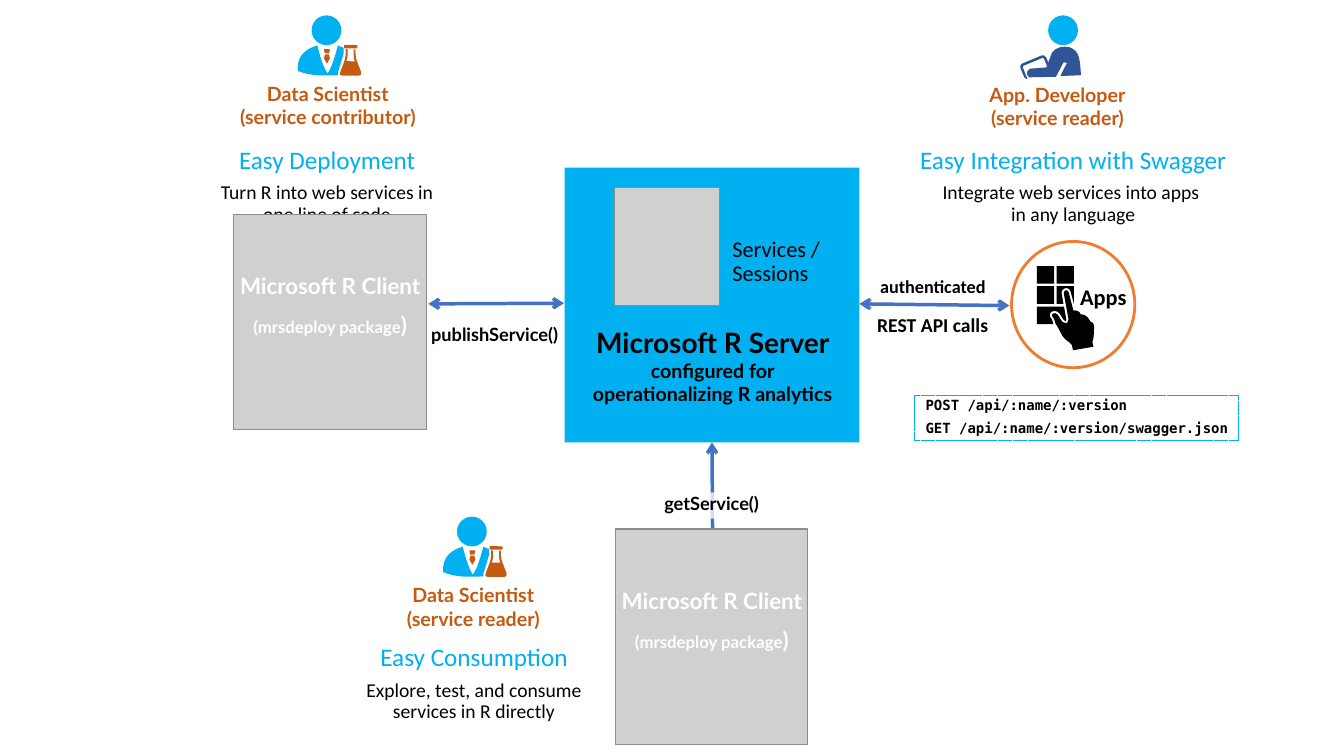
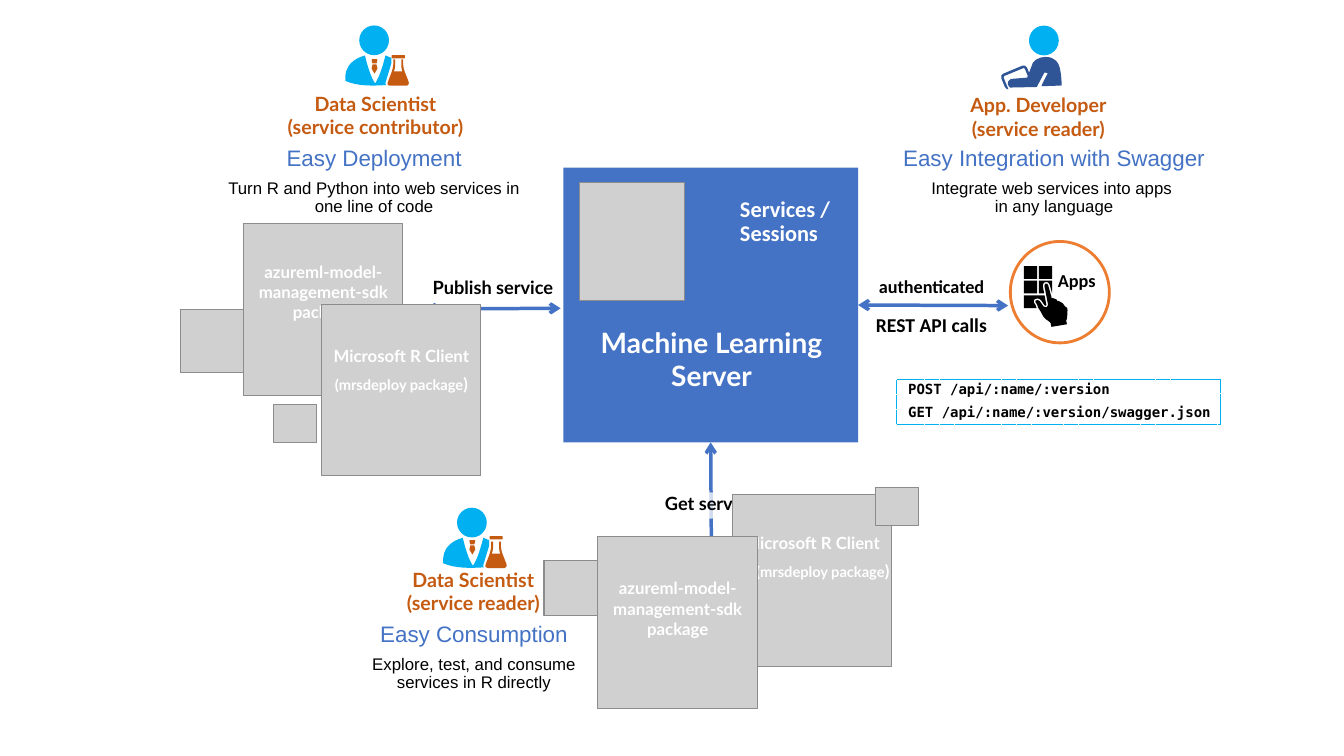
Before and after one commit to MicrosoftDocs/machine-learning-server-docs, a slide deck: slide 11 of image-sources/about-o16n.pptx. Drawn at 1344x756 pixels with LibreOffice and Linux fonts; fonts in the diff are those of the drawing; grey boxes stand for pictures. Boxes give left, top, right and bottom in pixels: in the first picture for what was removed or moved away, otherwise in the second. Text is boxed around its words. In the diff, an @@ line names an element or a change of style, - is before the commit and + after.

```diff
--- a/image-sources/about-o16n.pptx
+++ b/image-sources/about-o16n.pptx
@@ 2 freeform shapes, 1 text, 1 ellipse: place and size @@
-2 freeform shapes, 1 text, 1 ellipse at [240, 15, 415, 127]
+2 freeform shapes, 1 text, 1 ellipse at [288, 25, 463, 137]
@@ 2 freeform shapes, 1 rounded rectangle: place and size @@
-2 freeform shapes, 1 rounded rectangle at [297, 45, 357, 76]
+2 freeform shapes, 1 rounded rectangle at [346, 55, 405, 86]
@@ 2 freeform shapes, 1 text, 1 ellipse: place and size @@
-2 freeform shapes, 1 text, 1 ellipse at [989, 15, 1126, 128]
+2 freeform shapes, 1 text, 1 ellipse at [970, 25, 1107, 139]
@@ text at [287, 149, 461, 171]: size 18 to 16 pt, font Calibri to Arial, text colour #00B0F0 to #4472C4 in "Easy Deployment" @@
@@ text "Easy Integration with Swagger": place and size @@
-text "Easy Integration with Swagger" at [920, 151, 1226, 225]
+text "Easy Integration with Swagger" at [903, 149, 1205, 216]
@@ text "Easy Integration with Swagger" at [903, 149, 1205, 216]: size 18 to 16 pt, text colour #00B0F0 to #4472C4 in "Easy Integration with Swagger"; font Calibri to Arial; size 14 to 12 pt in "Integrate web services into apps in any ..." @@
@@ rectangle at [564, 167, 859, 443]: fill #00B0F0 to #4472C4 @@
@@ text at [228, 182, 519, 212]: text changed; size 14 to 12 pt; font Calibri to Arial @@
-Turn R into web services in one line of code
+Turn R and Python into web services in one line of code
@@ picture: place and size @@
-picture at [615, 188, 720, 307]
+picture at [580, 182, 685, 301]
@@ text "Services / Sessions": place and size @@
-text "Services / Sessions" at [732, 241, 808, 281]
+text "Services / Sessions" at [740, 201, 818, 241]
@@ text "Services / Sessions" at [740, 201, 818, 241]: text colour #000000 to #FFFFFF, bold on @@
@@ picture: place and size @@
-picture at [234, 214, 426, 430]
+picture at [243, 224, 402, 395]
@@ ellipse: place and size @@
-ellipse at [1012, 242, 1135, 368]
+ellipse at [1010, 242, 1109, 344]
@@ freeform shape: place and size @@
-freeform shape at [1037, 266, 1095, 350]
+freeform shape at [1024, 266, 1069, 327]
@@ text "Apps": place and size @@
-text "Apps" at [1080, 290, 1126, 309]
+text "Apps" at [1058, 275, 1096, 290]
@@ text "Apps" at [1058, 275, 1096, 290]: size 16 to 13 pt @@
@@ text at [433, 280, 553, 294]: text changed @@
-publishService()
+Publish service
@@ double arrow moved from (429, 303) - (564, 303) to (425, 309) - (561, 309) @@
@@ text "Microsoft R Client": place and size @@
-text "Microsoft R Client" at [240, 278, 421, 336]
+text "Microsoft R Client" at [334, 350, 469, 392]
@@ text "Microsoft R Client" at [334, 350, 469, 392]: size 16 to 12 pt in "Microsoft R Client", "package)"; size 12 to 10.5 pt in "(mrsdeploy package)" @@
@@ text at [601, 332, 822, 386]: text changed; size 14 to 20 pt; text colour #000000 to #FFFFFF @@
-Microsoft R Server
-configured for
-operationalizing R analytics
+Machine Learning Server
@@ rectangle "POST /api/:name/:version": place and size @@
-rectangle "POST /api/:name/:version" at [914, 395, 1238, 441]
+rectangle "POST /api/:name/:version" at [897, 379, 1221, 424]
@@ group added at [180, 266, 920, 666]: 6 pictures, 2 texts @@
+azureml-model-management-sdk package
+azureml-model-management-sdk package
@@ text at [665, 495, 756, 515]: text changed @@
-getService()
+Get service
@@ freeform shape removed at [461, 526, 486, 534] @@
@@ 3 freeform shapes, 1 ellipse, 1 rounded rectangle: place and size @@
-3 freeform shapes, 1 ellipse, 1 rounded rectangle at [444, 517, 506, 577]
+3 freeform shapes, 1 ellipse, 1 rounded rectangle at [444, 508, 506, 568]
@@ picture: place and size @@
-picture at [615, 529, 808, 745]
+picture at [598, 536, 757, 708]
@@ text "Microsoft R Client" at [744, 536, 884, 581]: size 16 to 12 pt in "Microsoft R Client", "package)"; size 12 to 10.5 pt in "(mrsdeploy package)" @@
@@ text "Microsoft R Client": place and size @@
-text "Microsoft R Client" at [622, 593, 802, 651]
+text "Microsoft R Client" at [744, 536, 884, 581]
@@ text "Data Scientist": place and size @@
-text "Data Scientist" at [407, 587, 539, 629]
+text "Data Scientist" at [407, 572, 539, 613]
@@ text "Easy Consumption": place and size @@
-text "Easy Consumption" at [366, 648, 581, 721]
+text "Easy Consumption" at [372, 625, 575, 692]
@@ text "Easy Consumption" at [372, 625, 575, 692]: size 18 to 16 pt, text colour #00B0F0 to #4472C4 in "Easy Consumption"; font Calibri to Arial; size 14 to 12 pt in "Explore, test, and consume services in R ..." @@
```
Also in this commit, not shown: 4 other files.
